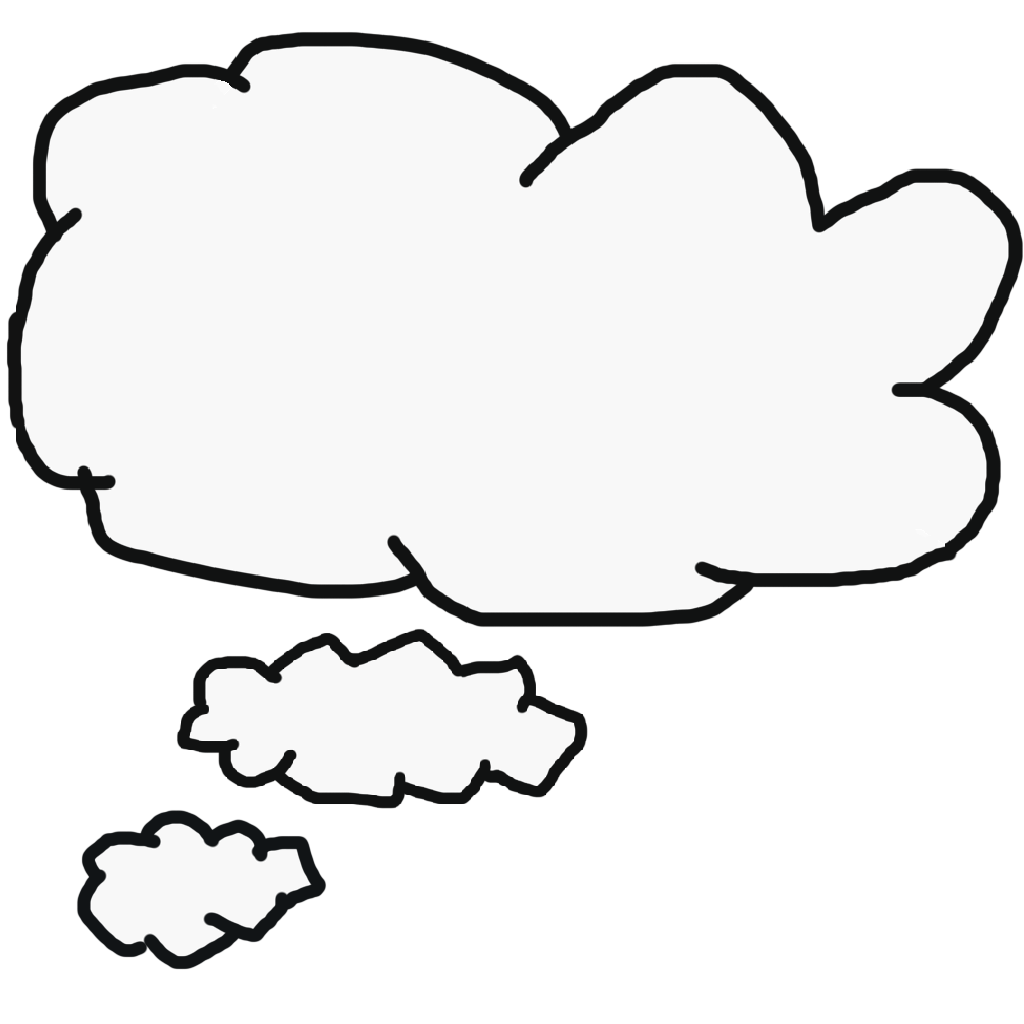
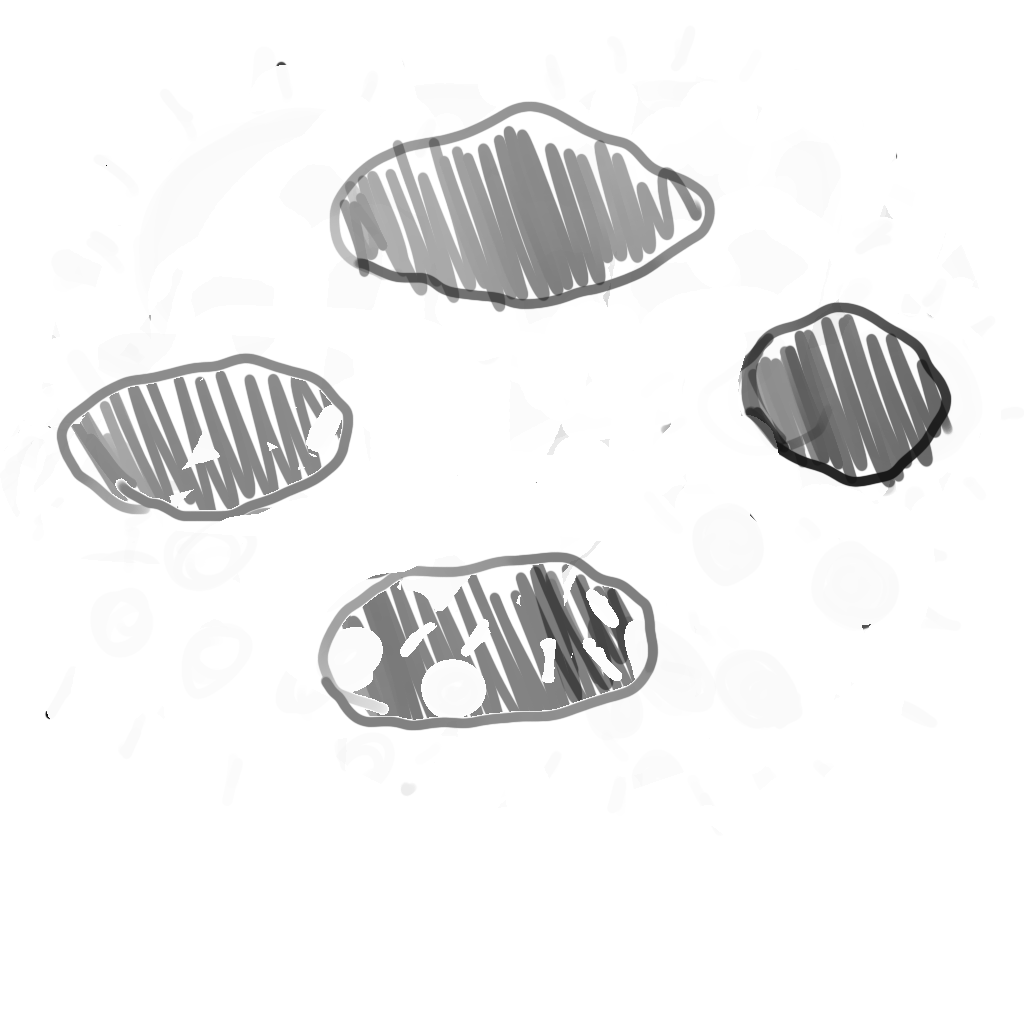
Two versions of the same layered image (1024×1024). Layer-by-layer changes:
added layer "final pop copy" above "final pop" over box(0, 26, 1024, 836)
hid "Layer 3", painted on it over box(3, 26, 1024, 654)
hid "Layer 2", painted on it over box(176, 625, 588, 853)
hid "Layer 1", painted on it over box(76, 782, 327, 970)
